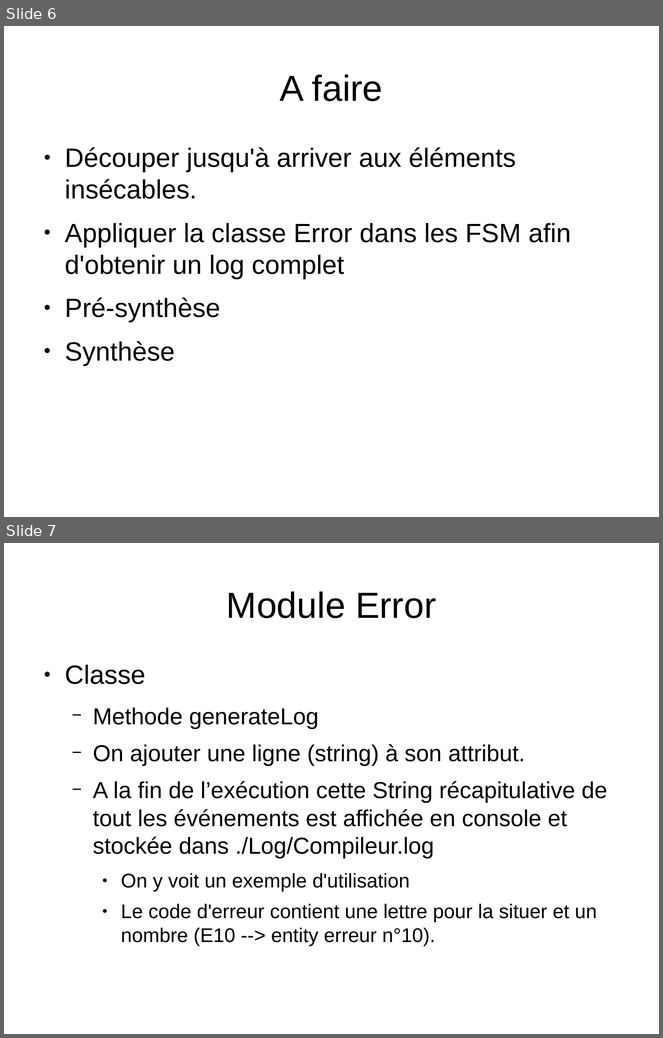
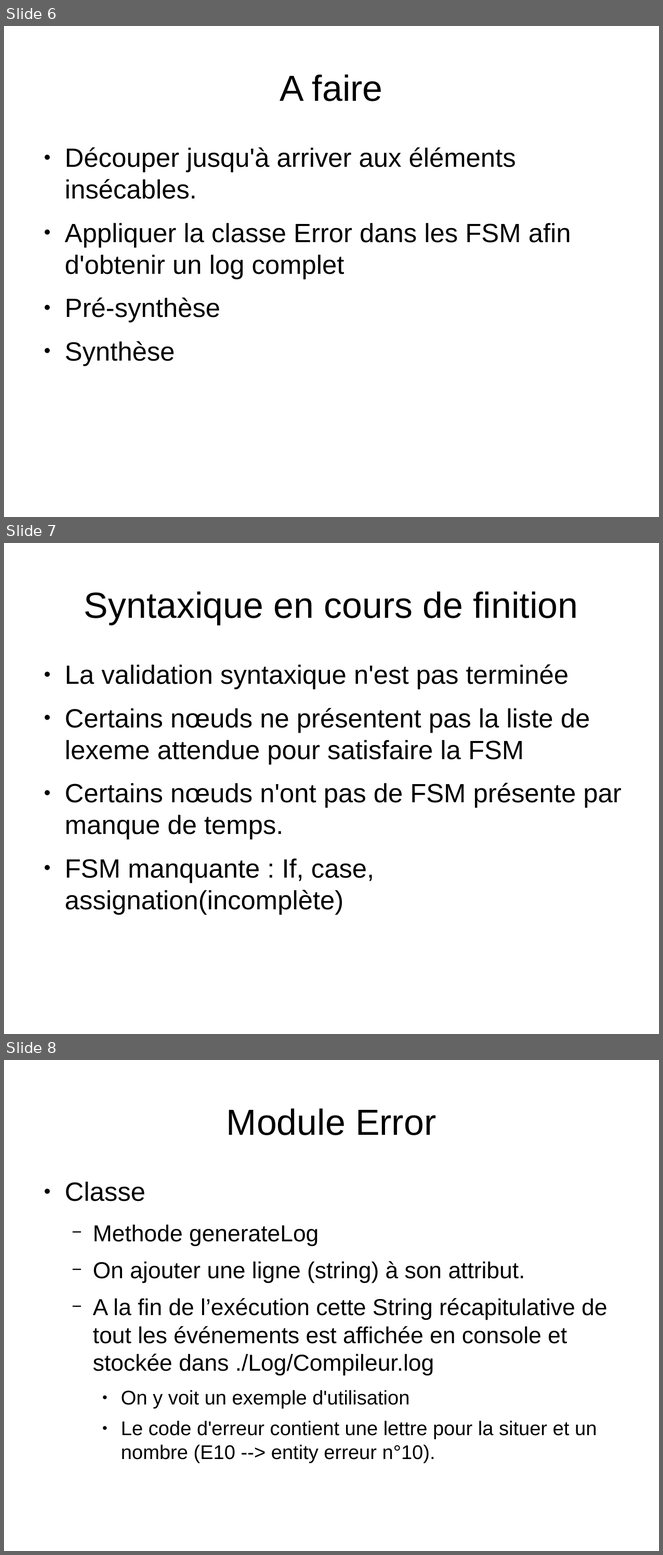
Before and after one commit to PierreINP/Projet_Info, a slide deck: Flot de conception.odp. Shown one above the other, each under a label of ours: slides 6 and 7 before the commit, slides 6, 7 and 8 after it. The pictures are 663x1038 and 663x1555 pixels, drawn with LibreOffice and Linux fonts; fonts in the diff are those of the drawing. Boxes give left, top, right and bottom in pixels: in the first picture for what was removed or moved away, otherwise in the second. Text is boxed around its words. In the diff, an @@ line names an element or a change of style, - is before the commit and + after.

Commit message:
ReadMe update et ppt de rapide présentation

```diff
--- a/Flot de conception.odp
+++ b/Flot de conception.odp
@@ slide 7 added at (x1=4, y1=543, x2=659, y2=1034), background #FFFFFF @@
@@ title added at (x1=84, y1=591, x2=579, y2=625), 44 pt, text #000000 @@
+Syntaxique en cours de finition
@@ text added at (x1=65, y1=664, x2=621, y2=915), 32 pt, text #000000 @@
+● La validation syntaxique n'est pas terminée
+● Certains nœuds ne présentent pas la liste de lexeme attendue pour satisfaire la FSM
+● Certains nœuds n'ont pas de FSM présente par manque de temps.
+● FSM manquante : If, case, assignation(incomplète)
@@ what was slide 7 is now slide 8 @@
```
Also in this commit, not shown: 1 other file.
